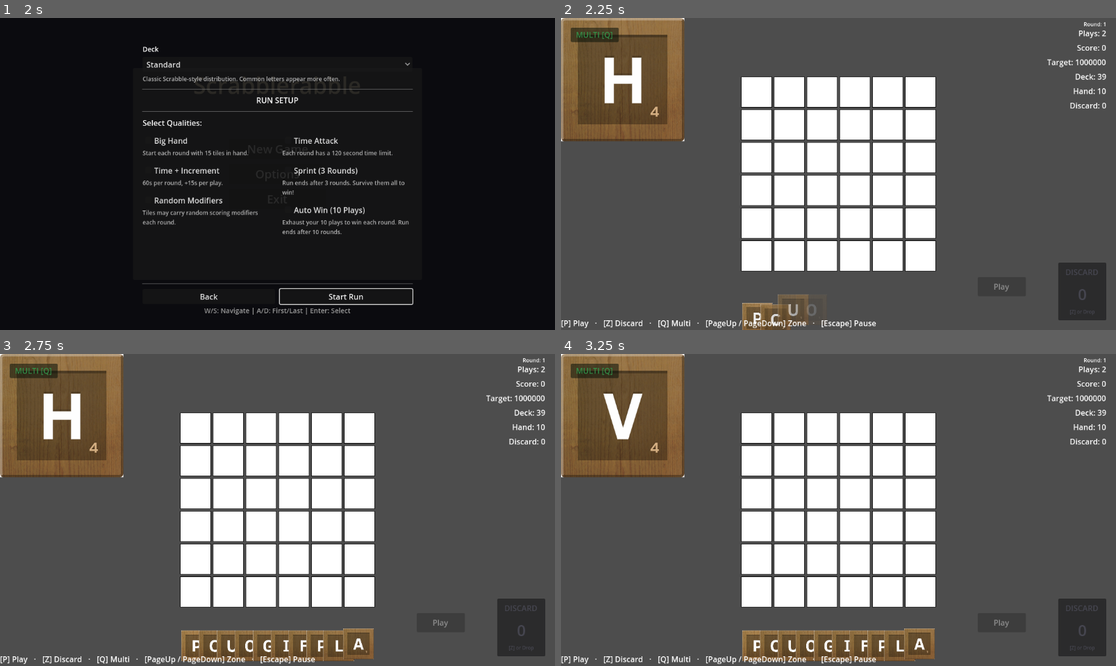
Above: before the commit, frames 1-4 (two rows, left to right).
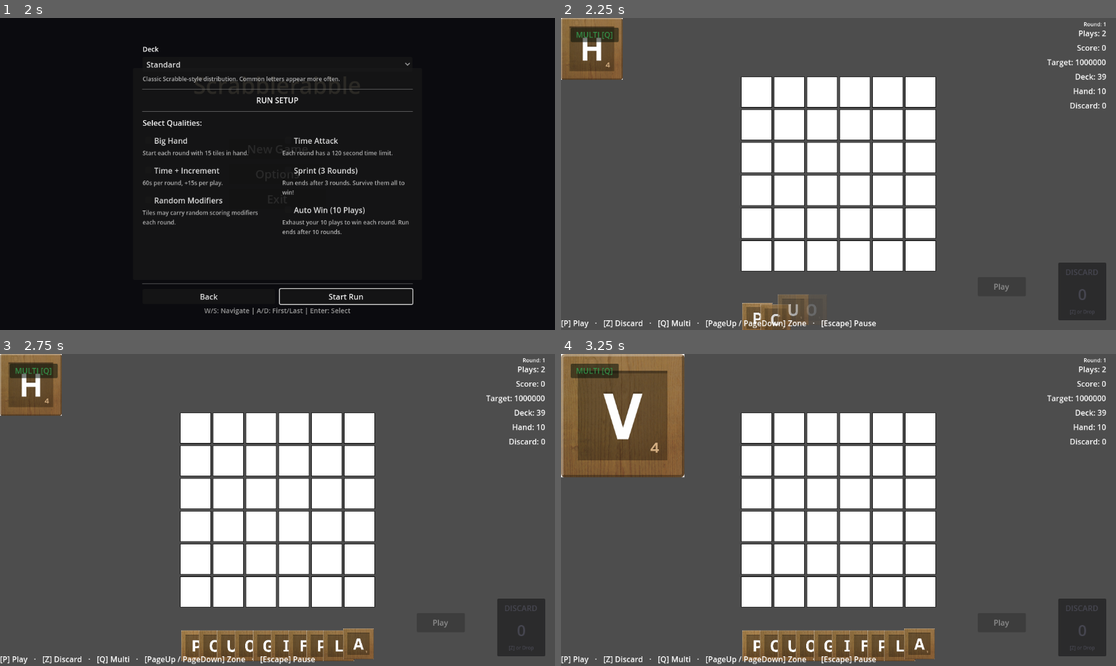
Above: after the commit, the same moments.

Repository: rcmilan/godot-scrabblerabble
Game: Godot game, scene res://scenes/title_screen/title_screen.tscn
Same seed, same stepped clock (60 frames per second), same inputs: the game is played once before the commit and once after it.
Inputs (mouse positions are in pixels of both pictures, inside the frame that each line leads up to; where the layout moved, square brackets give the same spot in the first picture):
- Up to frame 1 (2 s): click "New Game" at 0.5 s; click "New Game" at 1.25 s
- Up to frame 2 (2.25 s): click "Start Run" at 2 s
- Up to frame 3 (2.75 s): no input
- Up to frame 4 (3.25 s): click (594, 385) [622, 416] at 2.75 s

Frame 1 is identical in both runs. In frame 2, 7.4% of the frame differs, in the area x 0-23%, y 0-40%; in frame 3, 7.4%; in frame 4, nothing differs.

Commit message:
fix: scale orientation icon to 50% to display at correct 32x32 size

Diff:
--- a/scenes/board/board.gd
+++ b/scenes/board/board.gd
@@ -44,7 +44,8 @@
 		_orientation_button = OrientationIconButton.new()
 		add_child(_orientation_button)
 		_orientation_button.position = Vector2(0, 0)
-		_orientation_button.size = Vector2(32, 32)
+		_orientation_button.size = Vector2(64, 64)
+		_orientation_button.scale = Vector2(0.5, 0.5)  # Scale to 50% (32x32 display)
 	return _orientation_button
 
 
